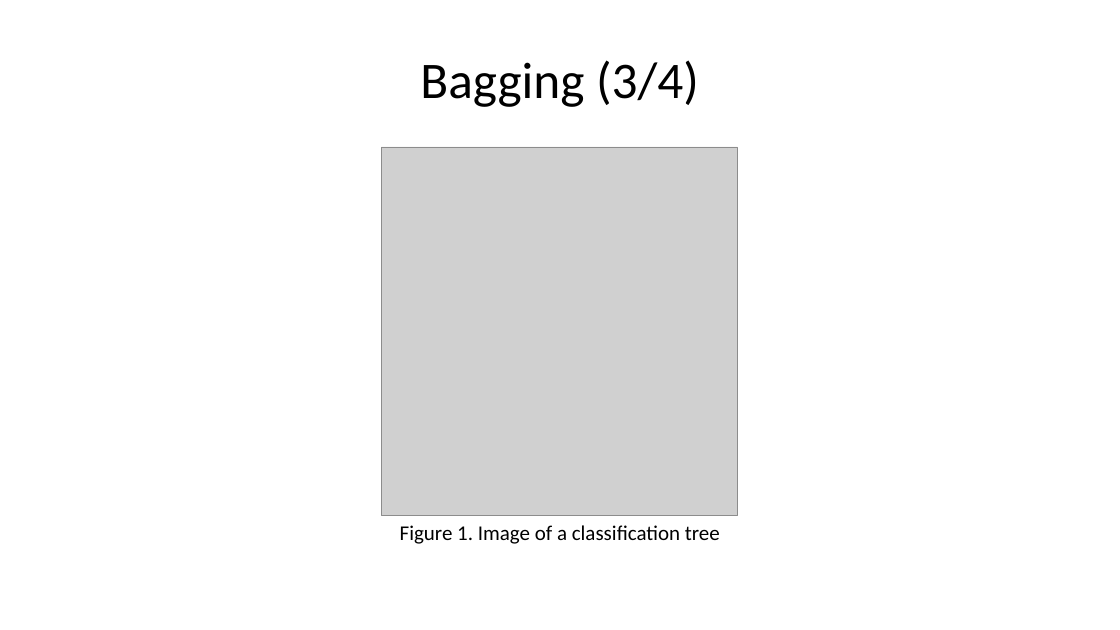
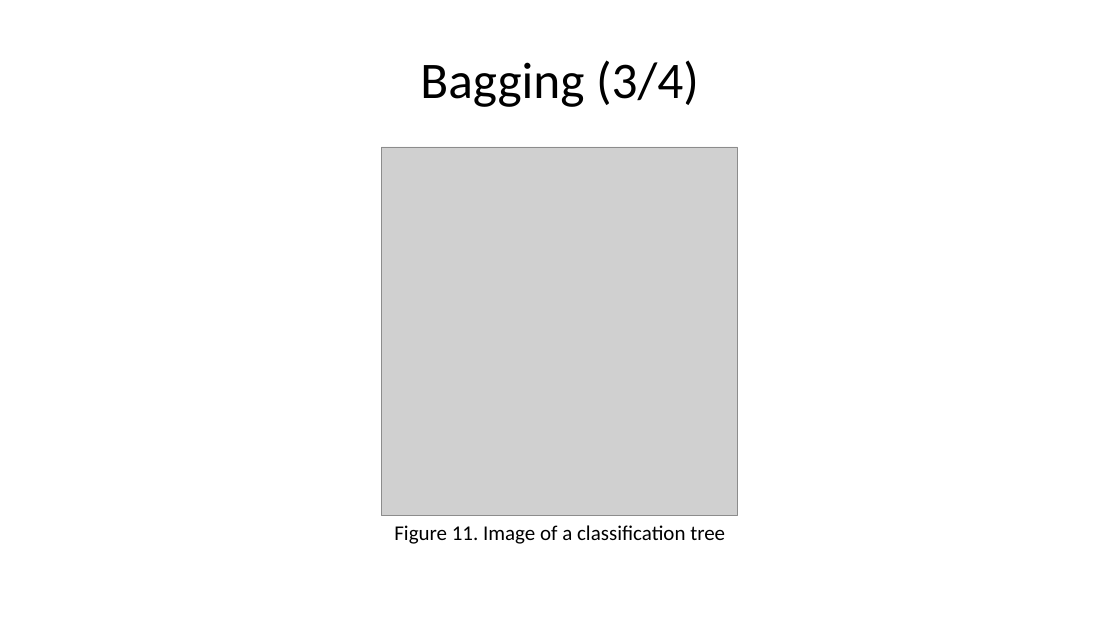
Before and after one commit to pmean/papers-and-presentations, a slide deck: slide 24 of bootstrap/src/bootstrap-slides.pptx. Drawn at 1120x630 pixels with LibreOffice and Linux fonts; fonts in the diff are those of the drawing; grey boxes stand for pictures. Boxes give left, top, right and bottom in pixels: in the first picture for what was removed or moved away, otherwise in the second. Text is boxed around its words. In the diff, an @@ line names an element or a change of style, - is before the commit and + after.

```diff
--- a/bootstrap/src/bootstrap-slides.pptx
+++ b/bootstrap/src/bootstrap-slides.pptx
@@ text at (x1=394, y1=525, x2=725, y2=544): text changed @@
-Figure 1. Image of a classification tree
+Figure 11. Image of a classification tree
```
Also in this commit, not shown: 27 other slides changed, 2 slides added, 1 other file.
